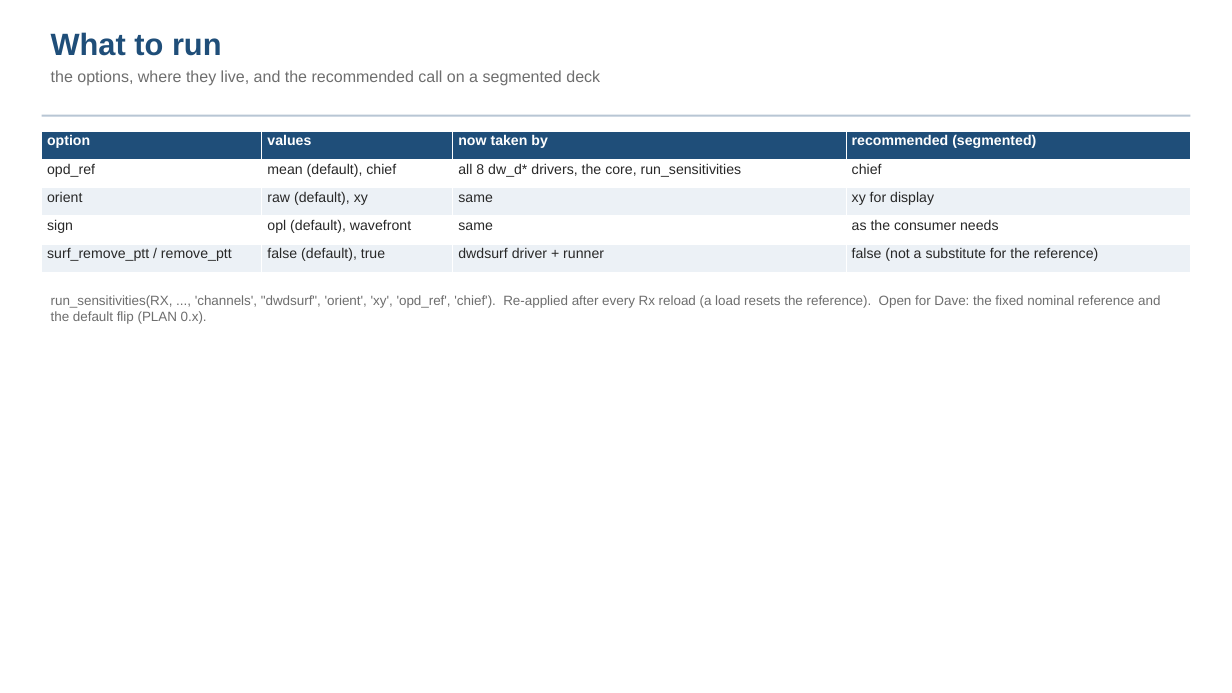
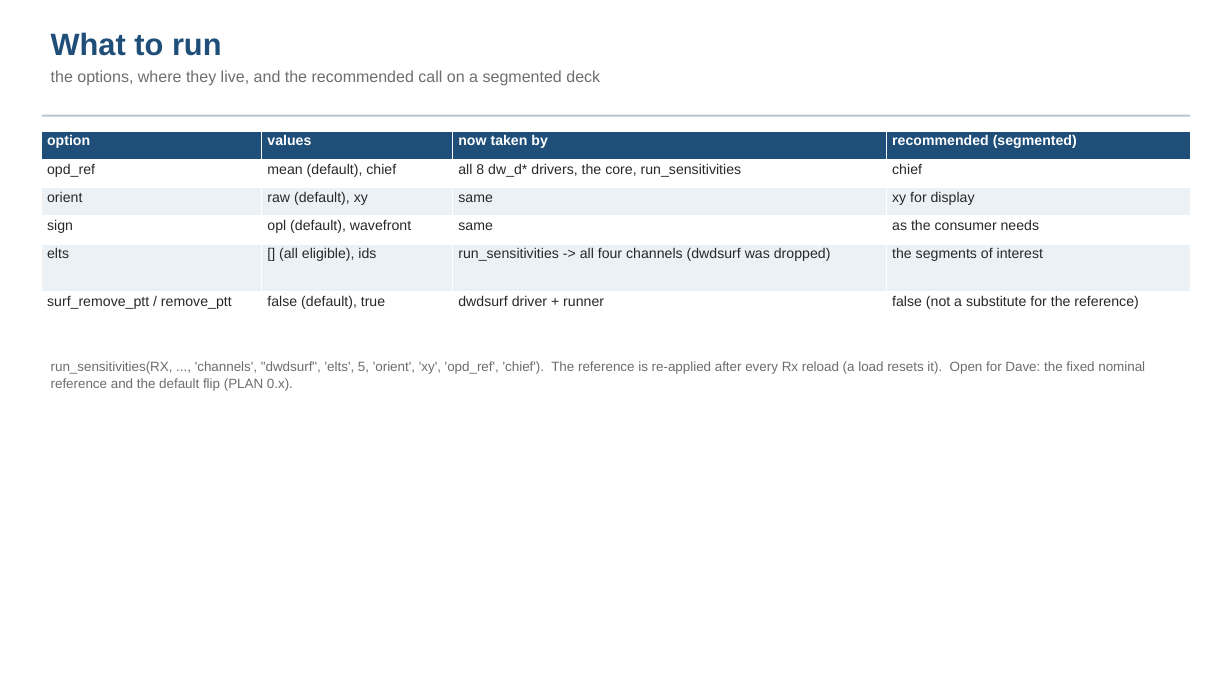
Before and after one commit to nasa-jpl/macos, a slide deck: slide 5 of demo_session/deck_dwdsurf_options.pptx. Drawn at 1232x693 pixels with LibreOffice and Linux fonts; fonts in the diff are those of the drawing. Boxes give left, top, right and bottom in pixels: in the first picture for what was removed or moved away, otherwise in the second. Text is boxed around its words. In the diff, an @@ line names an element or a change of style, - is before the commit and + after.

```diff
--- a/demo_session/deck_dwdsurf_options.pptx
+++ b/demo_session/deck_dwdsurf_options.pptx
@@ table at [42,131,1191,339] @@
+row 5: elts | [] (all eligible), ids | run_sensitivities -> all four channels (dwdsurf was dropped) | the segments of interest
@@ text at [51,361,1145,391]: text changed @@
-run_sensitivities(RX, ..., 'channels', "dwdsurf", 'orient', 'xy', 'opd_ref', 'chief'). Re-applied after every Rx reload (a load resets the reference). Open for Dave: the fixed nominal reference and the default flip (PLAN 0.x).
+run_sensitivities(RX, ..., 'channels', "dwdsurf", 'elts', 5, 'orient', 'xy', 'opd_ref', 'chief'). The reference is re-applied after every Rx reload (a load resets it). Open for Dave: the fixed nominal reference and the default flip (PLAN 0.x).
```
Also in this commit, not shown: 4 other slides changed, 8 other files.
